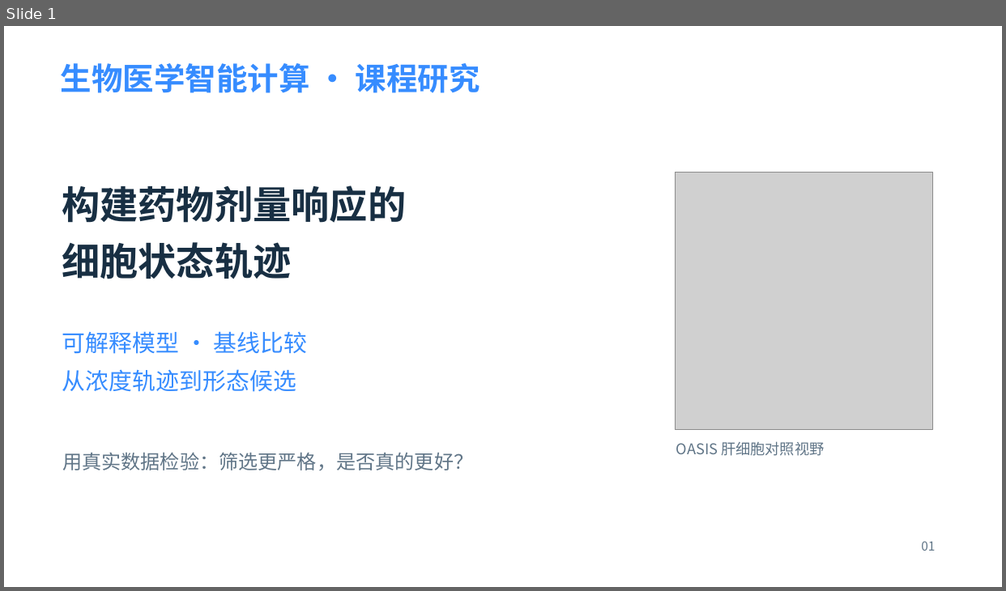
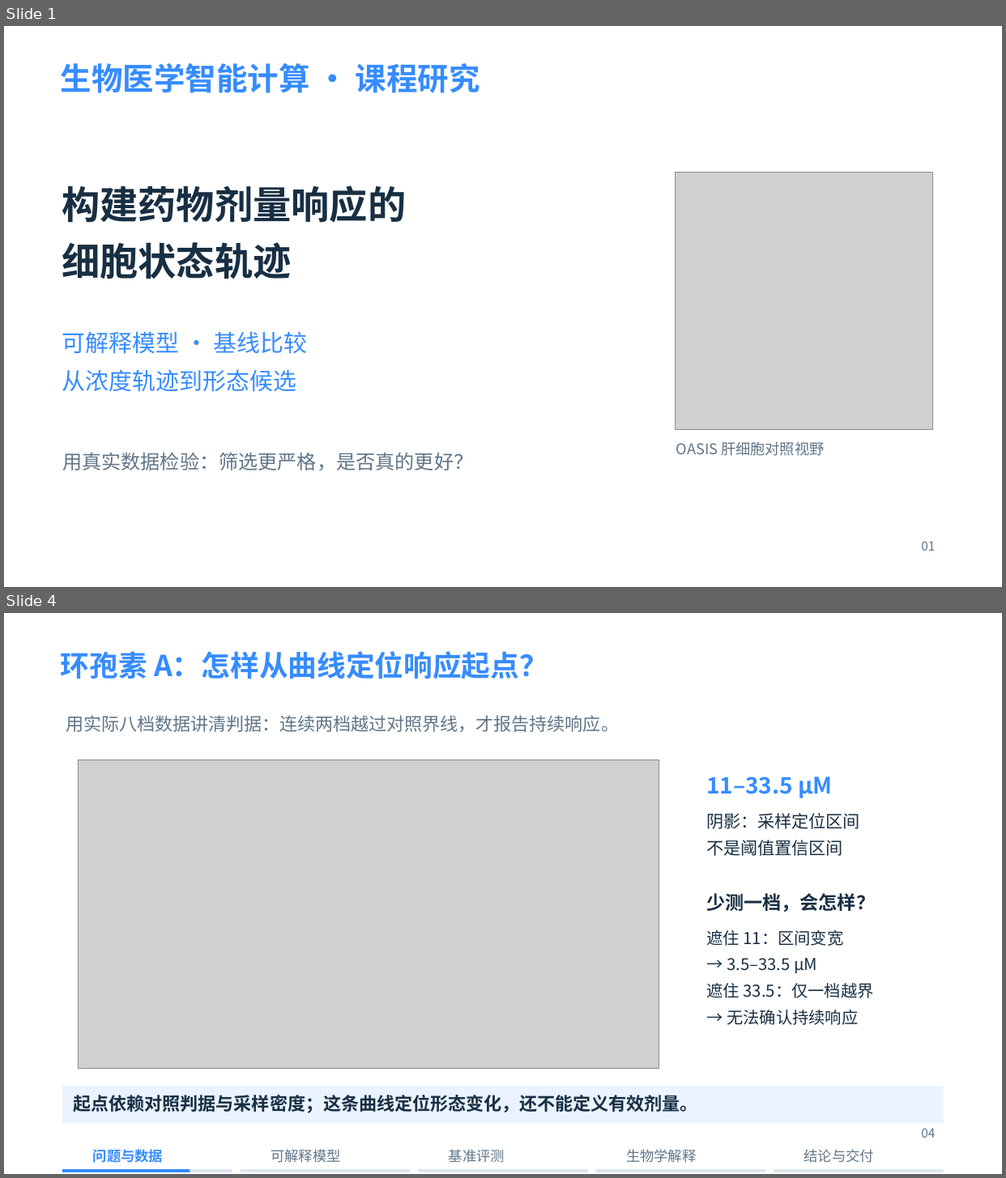
Before and after one commit to xing-zq/cell-state-dose-response, a slide deck: presentation/细胞状态轨迹_十分钟汇报.pptx. Shown one above the other, each under a label of ours: slide 1 before the commit, slides 1 and 4 after it; the slides between them are not shown. The pictures are 1006x591 and 1006x1178 pixels, drawn with LibreOffice and Linux fonts; fonts in the diff are those of the drawing; grey boxes stand for pictures; background and template pictures are left out. Boxes give left, top, right and bottom in pixels: in the first picture for what was removed or moved away, otherwise in the second. Text is boxed around its words. In the diff, an @@ line names an element or a change of style, - is before the commit and + after.

```diff
--- a/presentation/细胞状态轨迹_十分钟汇报.pptx
+++ b/presentation/细胞状态轨迹_十分钟汇报.pptx
@@ slide 4 added at [4, 613, 1002, 1174], background picture (left out) @@
@@ text added at [61, 651, 548, 679], 27.8 pt, text #368CFF, bold @@
+环孢素 A：怎样从曲线定位响应起点？
@@ text added at [66, 715, 619, 732], 17.2 pt, text #607587 @@
+用实际八档数据讲清判据：连续两档越过对照界线，才报告持续响应。
@@ picture added at [78, 760, 660, 1068] @@
@@ text added at [706, 777, 832, 798], 21.8 pt, text #368CFF, bold @@
+11–33.5 µM
@@ text added at [706, 813, 860, 829], 16.5 pt, text #182F43 @@
+阴影：采样定位区间
@@ text added at [706, 840, 843, 856], 16.5 pt, text #182F43 @@
+不是阈值置信区间
@@ text added at [706, 893, 875, 912], 18 pt, text #182F43, bold @@
+少测一档，会怎样？
@@ text added at [706, 931, 844, 946], 15.8 pt, text #182F43 @@
+遮住 11：区间变宽
@@ text added at [727, 958, 817, 973], 15.8 pt, text #182F43 @@
+→ 3.5–33.5 µM
@@ text added at [706, 983, 874, 999], 15.8 pt, text #182F43 @@
+遮住 33.5：仅一档越界
@@ text added at [727, 1010, 858, 1025], 15.8 pt, text #182F43 @@
+→ 无法确认持续响应
@@ rectangle added at [62, 1086, 944, 1123], fill #EAF3FF @@
@@ text added at [74, 1095, 698, 1114], 17.2 pt, text #182F43, bold @@
+起点依赖对照判据与采样密度；这条曲线定位形态变化，还不能定义有效剂量。
@@ text added at [921, 1128, 935, 1138], 12 pt, text #607587 @@
+04
@@ rectangle added at [62, 1170, 232, 1173], fill #DDE6EF @@
@@ rectangle added at [62, 1170, 189, 1173], fill #368CFF @@
@@ text added at [93, 1149, 163, 1163], 13.5 pt, text #368CFF, bold @@
+问题与数据
@@ rectangle added at [241, 1170, 411, 1173], fill #DDE6EF @@
@@ text added at [270, 1149, 340, 1163], 13.5 pt, text #607587 @@
+可解释模型
@@ rectangle added at [418, 1170, 588, 1173], fill #DDE6EF @@
@@ text added at [449, 1149, 505, 1163], 13.5 pt, text #607587 @@
+基准评测
@@ rectangle added at [596, 1170, 766, 1173], fill #DDE6EF @@
@@ text added at [626, 1149, 696, 1163], 13.5 pt, text #607587 @@
+生物学解释
@@ rectangle added at [774, 1170, 944, 1173], fill #DDE6EF @@
@@ text added at [804, 1149, 874, 1163], 13.5 pt, text #607587 @@
+结论与交付
```
Also in this commit, not shown: 15 slides changed, 2 other slides added, 1 slide removed, 23 other files.
